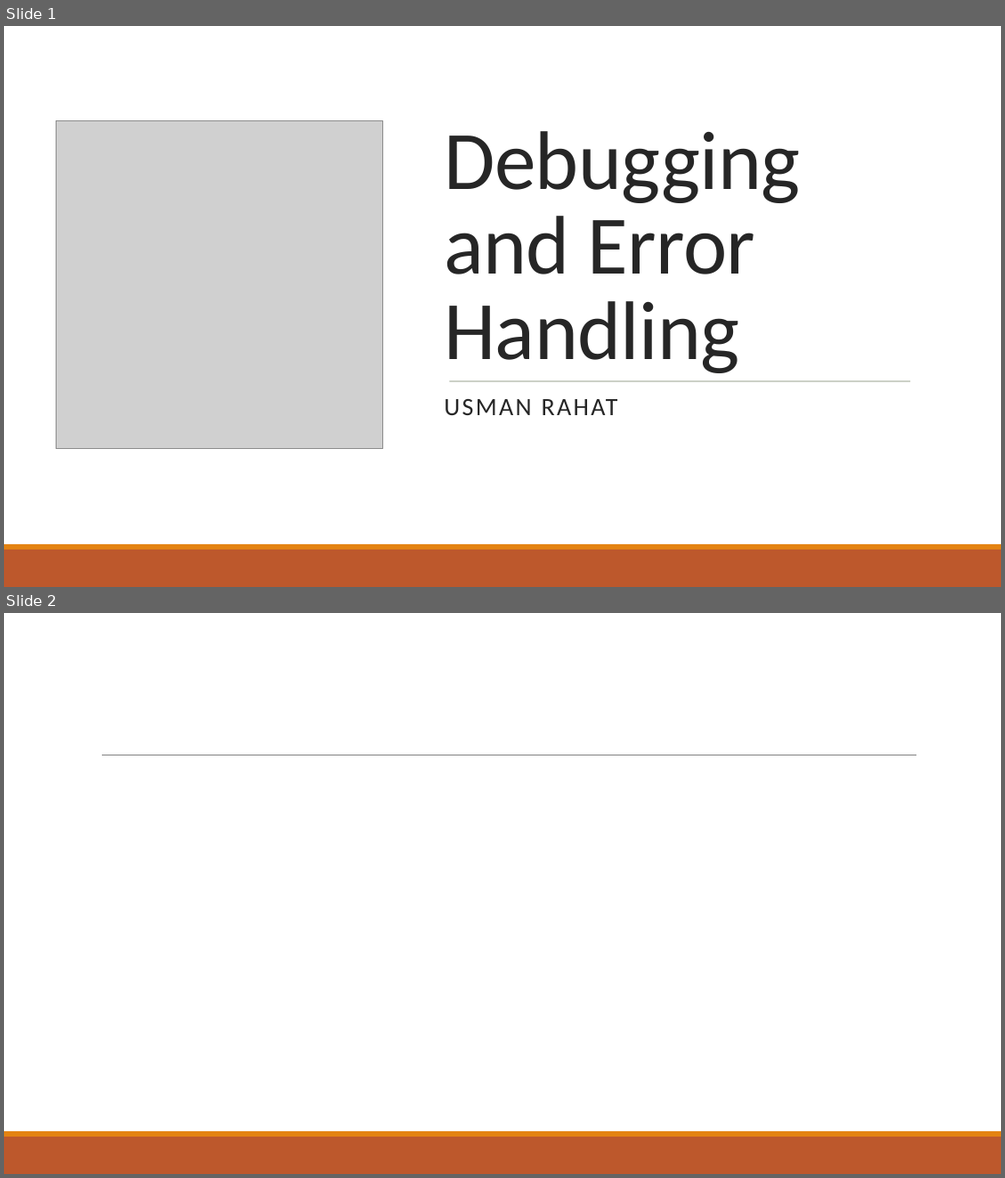
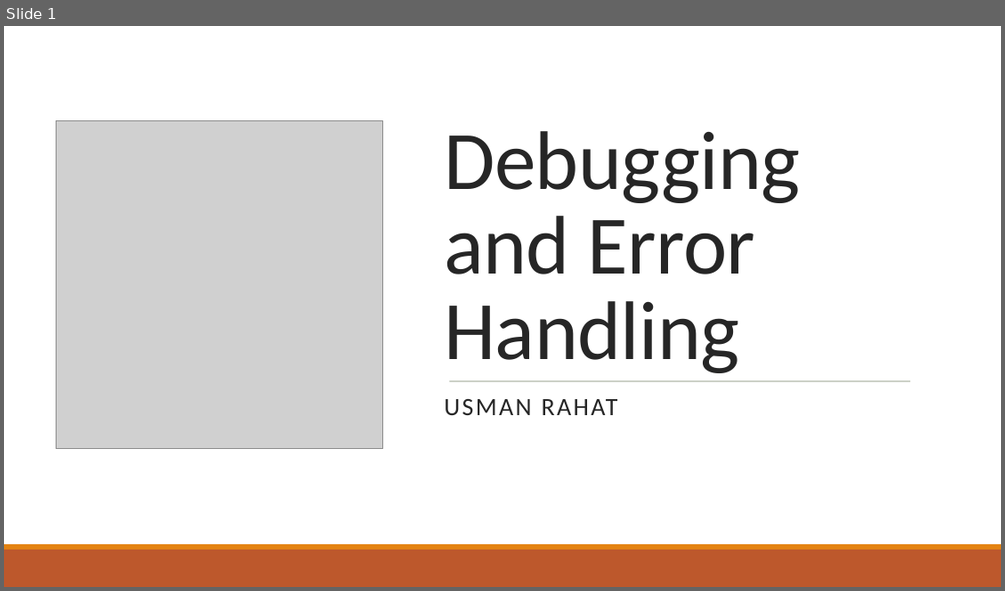
Before and after one commit to Usman-93/Debugging_and_Error_Handling, a slide deck: Debugging_and_Error_Handling_Slides.pptx. Shown one above the other, each under a label of ours: slides 1 and 2 before the commit, slide 1 after it. The pictures are 1005x1178 and 1005x591 pixels, drawn with LibreOffice and Linux fonts; fonts in the diff are those of the drawing; grey boxes stand for pictures. Boxes give left, top, right and bottom in pixels: in the first picture for what was removed or moved away, otherwise in the second. Text is boxed around its words. In the diff, an @@ line names an element or a change of style, - is before the commit and + after.

```diff
--- a/Debugging_and_Error_Handling_Slides.pptx
+++ b/Debugging_and_Error_Handling_Slides.pptx
@@ slide 2 removed at [4, 613, 1001, 1174], background #FFFFFF @@
@@ line removed from (102, 755) to (917, 755) @@
@@ rectangle removed at [4, 1136, 1001, 1174] @@
@@ rectangle removed at [4, 1131, 1001, 1136] @@
```
Also in this commit, not shown: 2 slides added.
